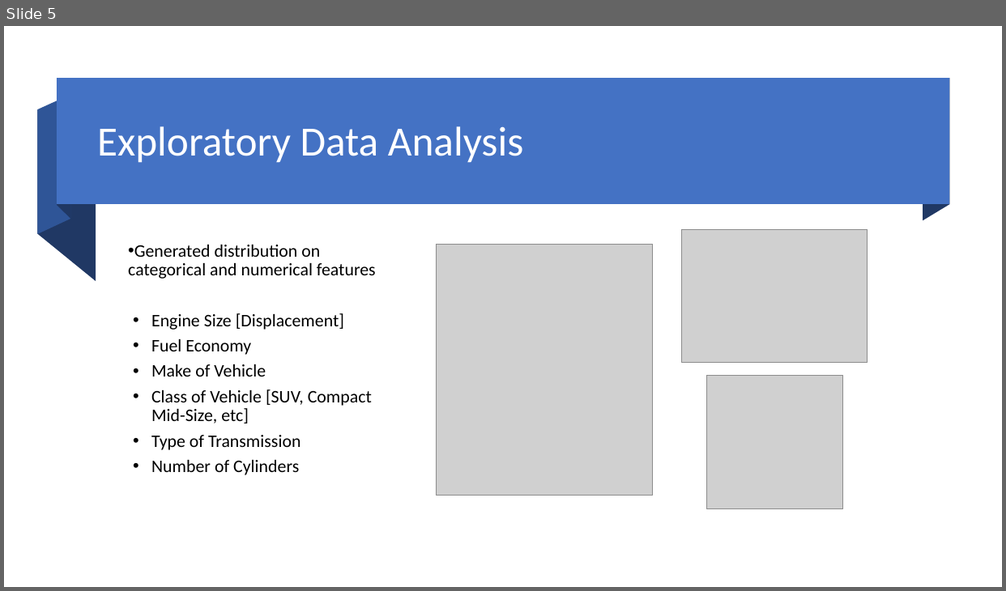
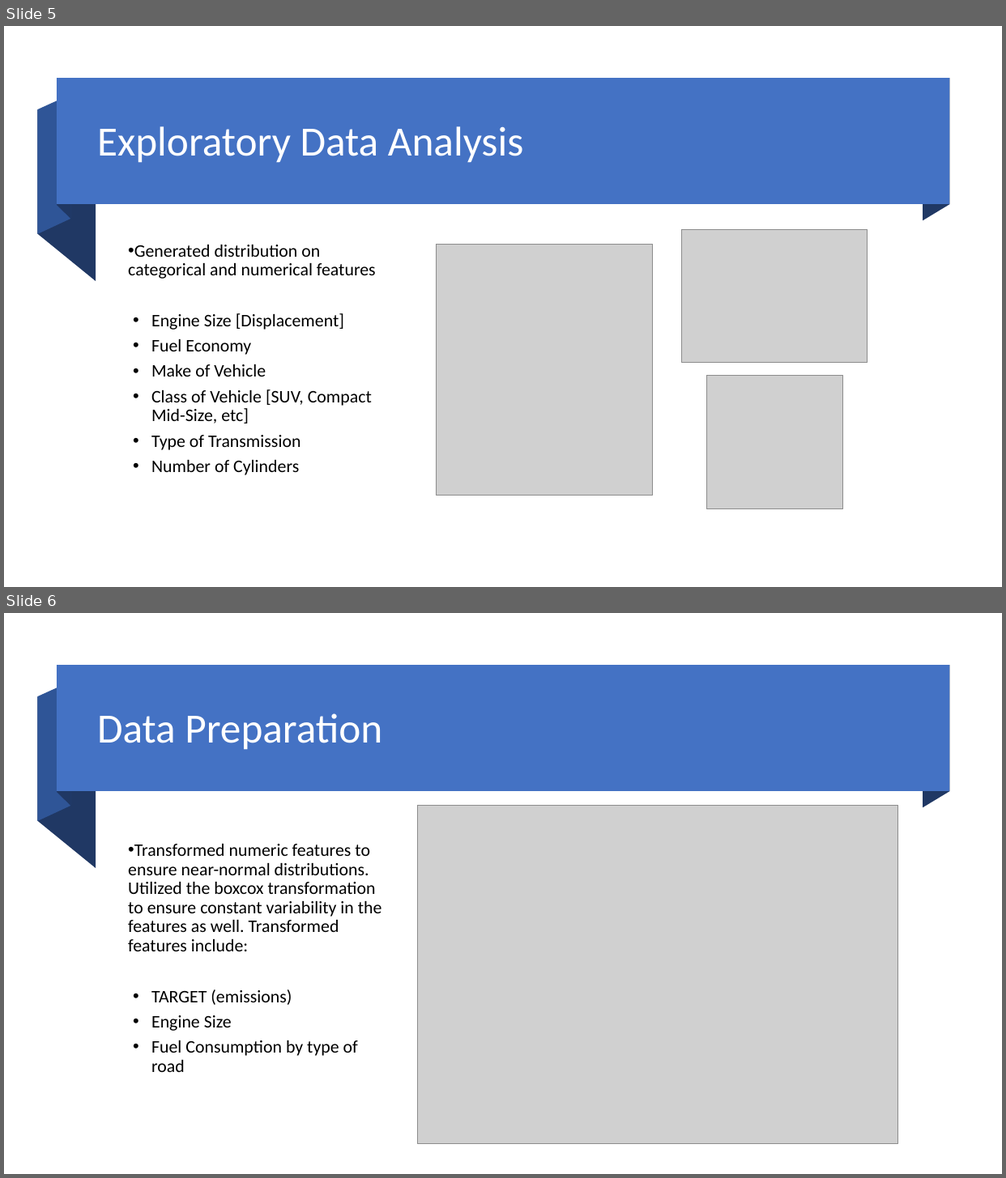
Before and after one commit to djlofland/DS621_F2020_Group3, a slide deck: Final Project/Group_3_FinalProject.pptx. Shown one above the other, each under a label of ours: slide 5 before the commit, slides 5 and 6 after it. The pictures are 1006x591 and 1006x1178 pixels, drawn with LibreOffice and Linux fonts; fonts in the diff are those of the drawing; grey boxes stand for pictures. Boxes give left, top, right and bottom in pixels: in the first picture for what was removed or moved away, otherwise in the second. Text is boxed around its words. In the diff, an @@ line names an element or a change of style, - is before the commit and + after.

```diff
--- a/Final Project/Group_3_FinalProject.pptx
+++ b/Final Project/Group_3_FinalProject.pptx
@@ slide 6 added at (x1=4, y1=613, x2=1002, y2=1174), background #FFFFFF @@
@@ group added at (x1=38, y1=666, x2=949, y2=868): 4 freeform shapes, 1 rectangle @@
@@ title added at (x1=97, y1=713, x2=382, y2=750), 40 pt, text #FFFFFF @@
+Data Preparation
@@ picture added at (x1=417, y1=806, x2=898, y2=1144) @@
@@ text added at (x1=128, y1=844, x2=382, y2=1072), 17 pt, text #000000 @@
+• Transformed numeric features to ensure near-normal distributions. Utilized the boxcox transformation to ensure constant variability in the features as well. Transformed features include:
+• TARGET (emissions)
+• Engine Size
+• Fuel Consumption by type of road
```
Also in this commit, not shown: 2 other slides added.
